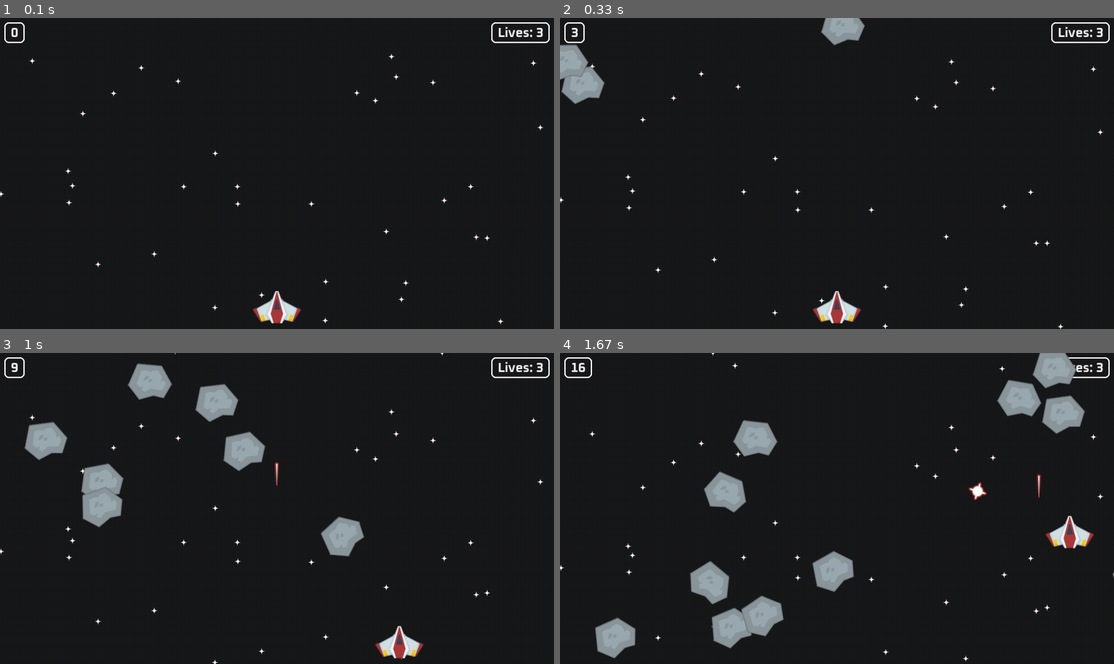
Above: before the commit, frames 1-4 (two rows, left to right).
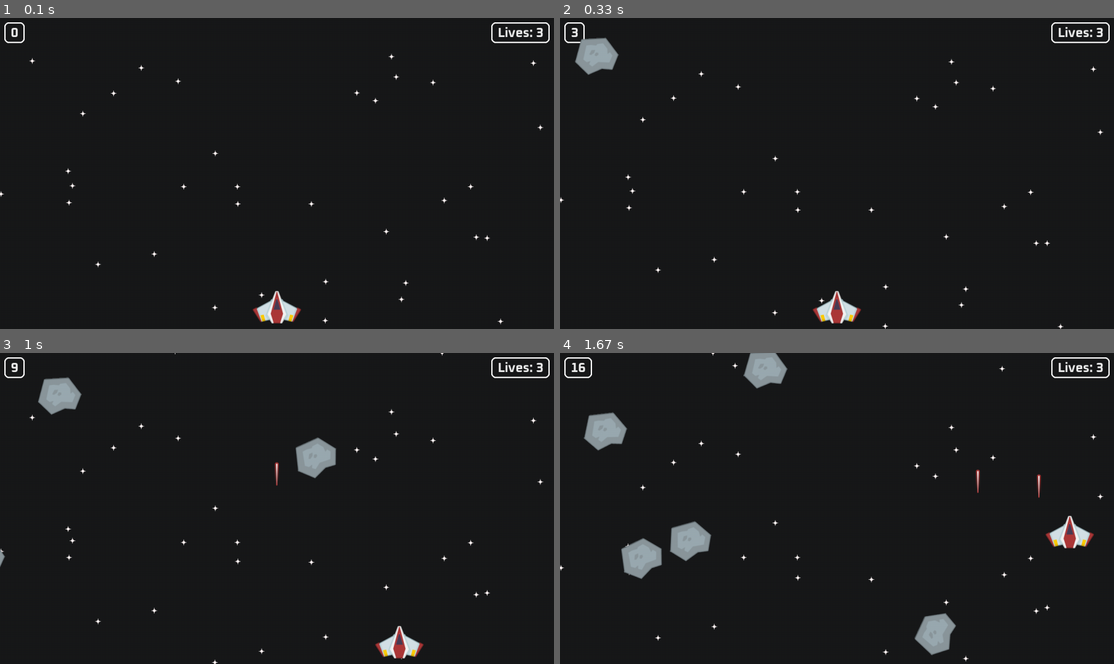
Above: after the commit, the same moments.

Repository: Lucky-Lakshay/Py_game
Game: pygame game, started from space shooter/code/ss_main.py
The game is run twice, just before and just after one commit, with the same random seed, the same clock (stepped at 60 frames per second) and the same inputs.
Inputs:
- Up to frame 1 (0.1 s): no input
- Up to frame 2 (0.33 s): no input
- Up to frame 3 (1 s): tap Space at 0.33, 0.73 s; hold Right from 0.67 s (still down)
- Up to frame 4 (1.67 s): tap Space at 1.03, 1.23, 1.57 s; release Right at 1.13 s; hold Up 1.17-1.47 s; hold Right from 1.5 s (still down)

Frame 1 is identical in both runs. In frame 2, 2.0% of the frame differs, in the area x 0-56%, y 0-28%; in frame 3, 6.0%; in frame 4, 10%, in the area x 4-100%, y 0-99%.

Commit message:
fix: game difficulty

Diff:
--- a/space shooter/code/ss_main.py
+++ b/space shooter/code/ss_main.py
@@ -166,7 +166,7 @@
 
 #meteor event
 meteor_event = pygame.event.custom_type()
-pygame.time.set_timer(meteor_event, 100)
+pygame.time.set_timer(meteor_event, 200)
 
 while running:
     # delta time, tick(max framerate)
